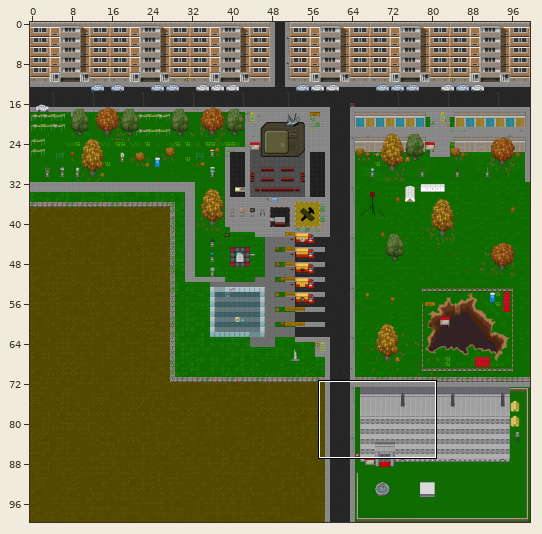
One commit to this Tiled map (JSON): maps/main.json. Above, an overview of the earlier version with the close-up marked.
Close-up. Before the edit:
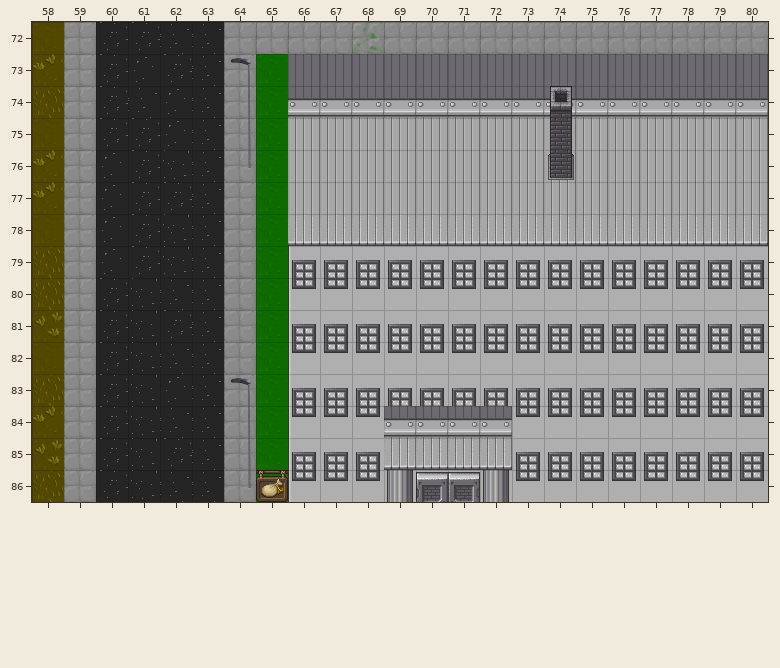
Cells are 32x32 px. Shown: x 58..80, y 72..86.
After:
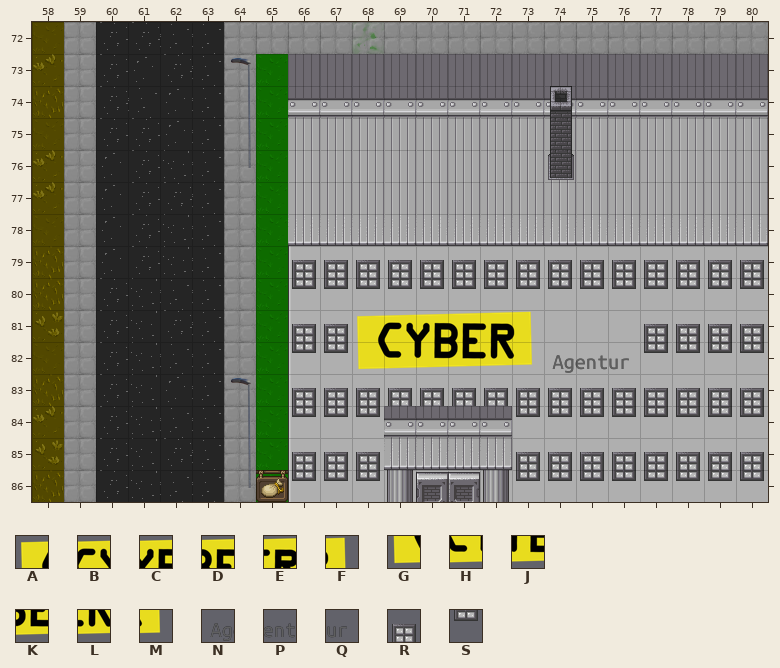
Key: from "chaosz0ne": A 1431, B 1432, C 1433, D 1434, E 1435, F 1436, G 1463, H 1464, J 1465, K 1466, L 1467, M 1468, N 1469, P 1470, Q 1471; from "fantasy": R 594, S 602.
_ is an empty cell.
From old to new:
Layer "cyberagentur2":
Tile A replaces tile R in row 81 at x 68.
Tile B replaces tile R in row 81 at x 69.
Tile C replaces tile R in row 81 at x 70.
Tile D replaces tile R in row 81 at x 71.
Tile E replaces tile R in row 81 at x 72.
Tile F replaces tile R in row 81 at x 73.
Tile G replaces tile S in row 82 at x 68.
Tile H replaces tile S in row 82 at x 69.
Tile J replaces tile S in row 82 at x 70.
Tile K replaces tile S in row 82 at x 71.
Tile L replaces tile S in row 82 at x 72.
Tile M replaces tile S in row 82 at x 73.
Tile N replaces tile S in row 82 at x 74.
Tile P replaces tile S in row 82 at x 75.
Tile Q replaces tile S in row 82 at x 76.
Tile R is removed in row 81 at x 74 to 76.
